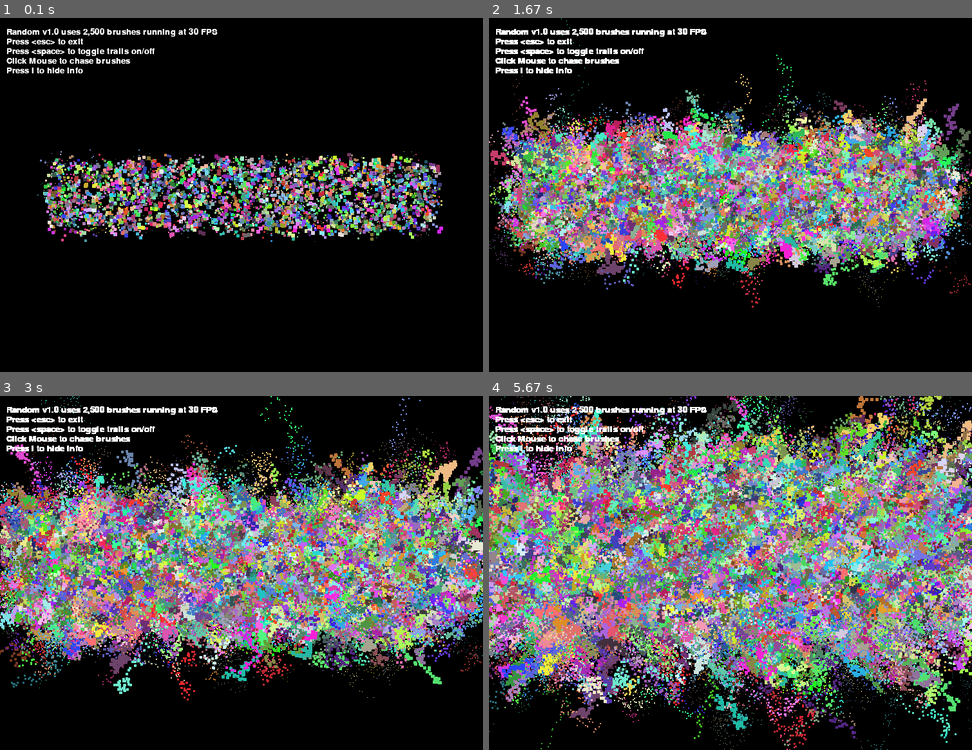
Above: before the commit, frames 1-4 (two rows, left to right).
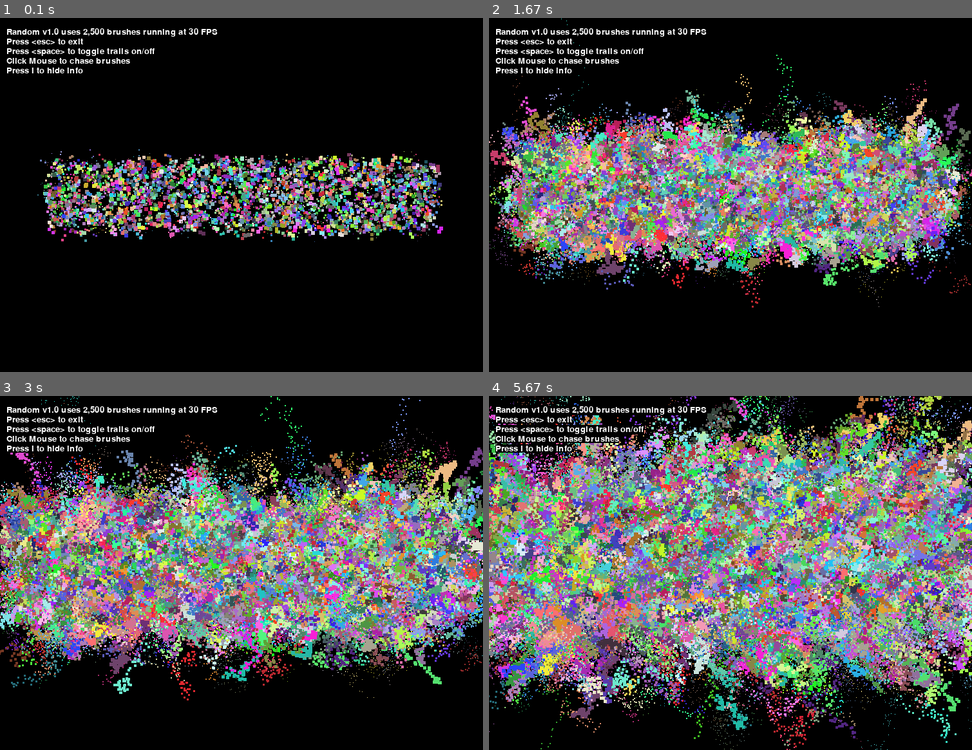
Above: after the commit, the same moments.

Repository: BetMadZac73/PYGAME
Game: pygame game, started from random_draw.py
The game is run twice, just before and just after one commit, with the same random seed, the same clock (stepped at 60 frames per second) and the same inputs.
Inputs (mouse positions are in pixels of both pictures, inside the frame that each line leads up to):
- Up to frame 1 (0.1 s): no input
- Up to frame 2 (1.67 s): click (730, 195) at 0.38 s; click (778, 272) at 0.72 s; click (909, 318) at 1.05 s; click (614, 124) at 1.38 s
- Up to frame 3 (3 s): click (241, 615) at 1.72 s; click (173, 498) at 2.05 s; click (410, 665) at 2.38 s; click (82, 608) at 2.72 s
- Up to frame 4 (5.67 s): click (590, 505) at 3.05 s; click (614, 633) at 3.38 s; click (904, 654) at 3.72 s; click (585, 703) at 4.05 s; click (580, 594) at 4.38 s

The runs differ from the first frame. In frame 1, 0.7% of the frame differs, in the area x 1-46%, y 2-16%; in frame 2, 0.8%; in frame 3, 0.9%; in frame 4, 2.3%, in the area x 1-100%, y 0-84%.

Commit message:
Update random_draw.py
Adjustments

Diff:
--- a/random_draw.py
+++ b/random_draw.py
@@ -39,8 +39,8 @@
         # this moves the brush randomly
         self.x += random.randint(-12 + self.size, 12 - self.size)
         self.y += random.randint(-12 + self.size, 12 - self.size)
-        if self.x < -50 or self.x > WIDTH + 50: self.x = WIDTH//2
-        if self.y < -50 or self.y > HEIGHT + 50: self.y = HEIGHT//2
+        if self.x < -50 or self.x > WIDTH + 150: self.x = WIDTH//2
+        if self.y < -50 or self.y > HEIGHT + 150: self.y = HEIGHT//2
         if clicked:
             # If the mouse was clicked the we are going to chase the brushes away from the cursor position
             if self.x < posx - 50: self.x += -1
@@ -83,6 +83,7 @@
             for line in info:
                 n += 1
                 info_label = main_font.render(line,1,(255,255,255))
+                pygame.draw.rect(WIN, (0,0,0), (10, n * 15, info_label.get_width(), info_label.get_height() ))
                 WIN.blit(info_label, (10 , n * 15))
 
 
